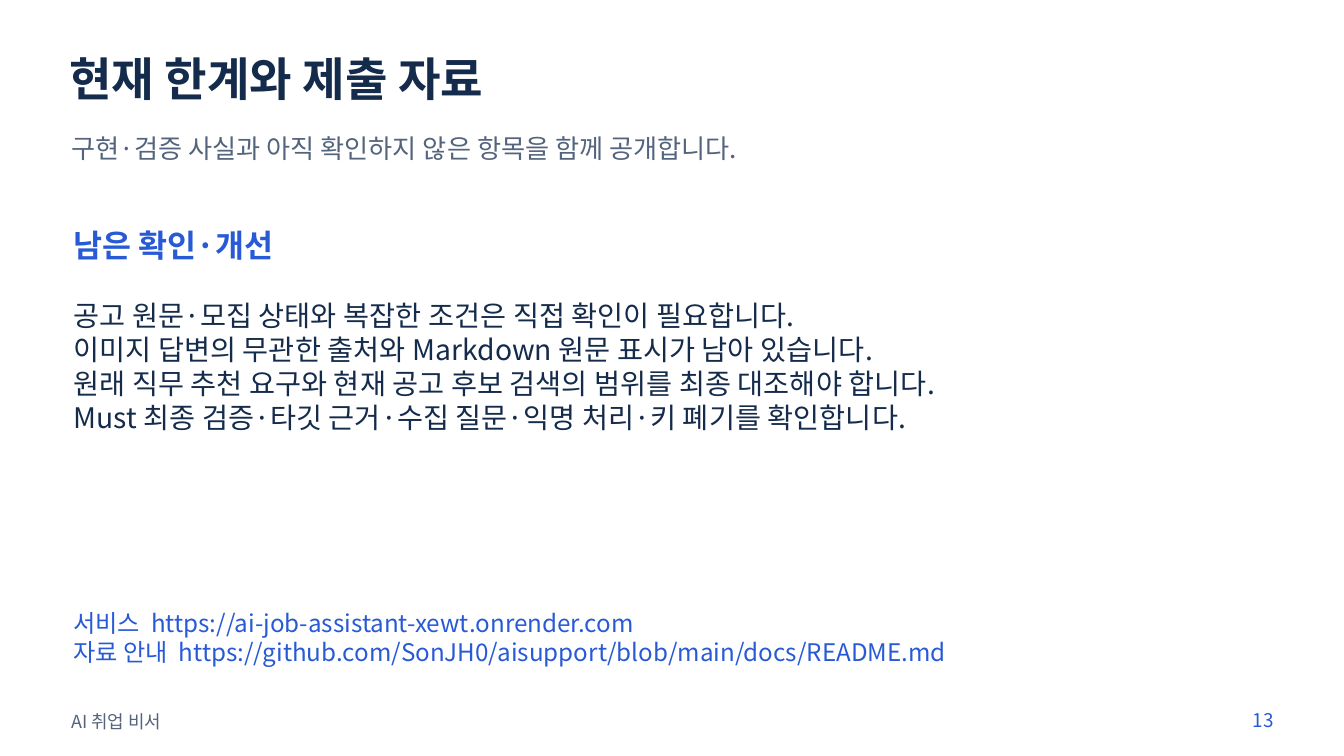
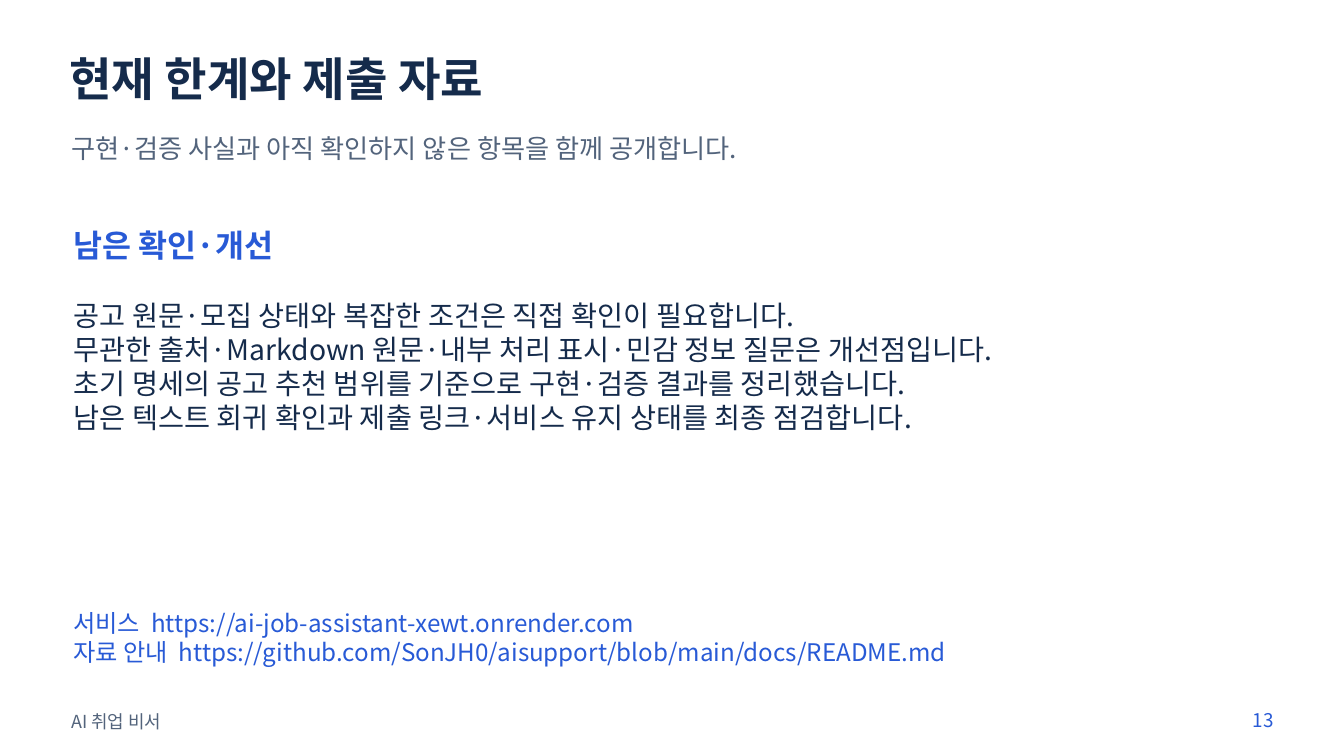
Before and after one commit to SonJH0/aisupport, a slide deck: slide 13 of docs/presentation/presentation.pptx. Drawn at 1344x756 pixels with LibreOffice and Linux fonts; fonts in the diff are those of the drawing. Boxes give left, top, right and bottom in pixels: in the first picture for what was removed or moved away, otherwise in the second. Text is boxed around its words. In the diff, an @@ line names an element or a change of style, - is before the commit and + after.

```diff
--- a/docs/presentation/presentation.pptx
+++ b/docs/presentation/presentation.pptx
@@ text at [73,336,993,431]: text changed @@
-이미지 답변의 무관한 출처와 Markdown 원문 표시가 남아 있습니다.
-원래 직무 추천 요구와 현재 공고 후보 검색의 범위를 최종 대조해야 합니다.
-Must 최종 검증·타깃 근거·수집 질문·익명 처리·키 폐기를 확인합니다.
+무관한 출처·Markdown 원문·내부 처리 표시·민감 정보 질문은 개선점입니다.
+초기 명세의 공고 추천 범위를 기준으로 구현·검증 결과를 정리했습니다.
+남은 텍스트 회귀 확인과 제출 링크·서비스 유지 상태를 최종 점검합니다.
```
Also in this commit, not shown: 5 other slides changed, 22 other files.
